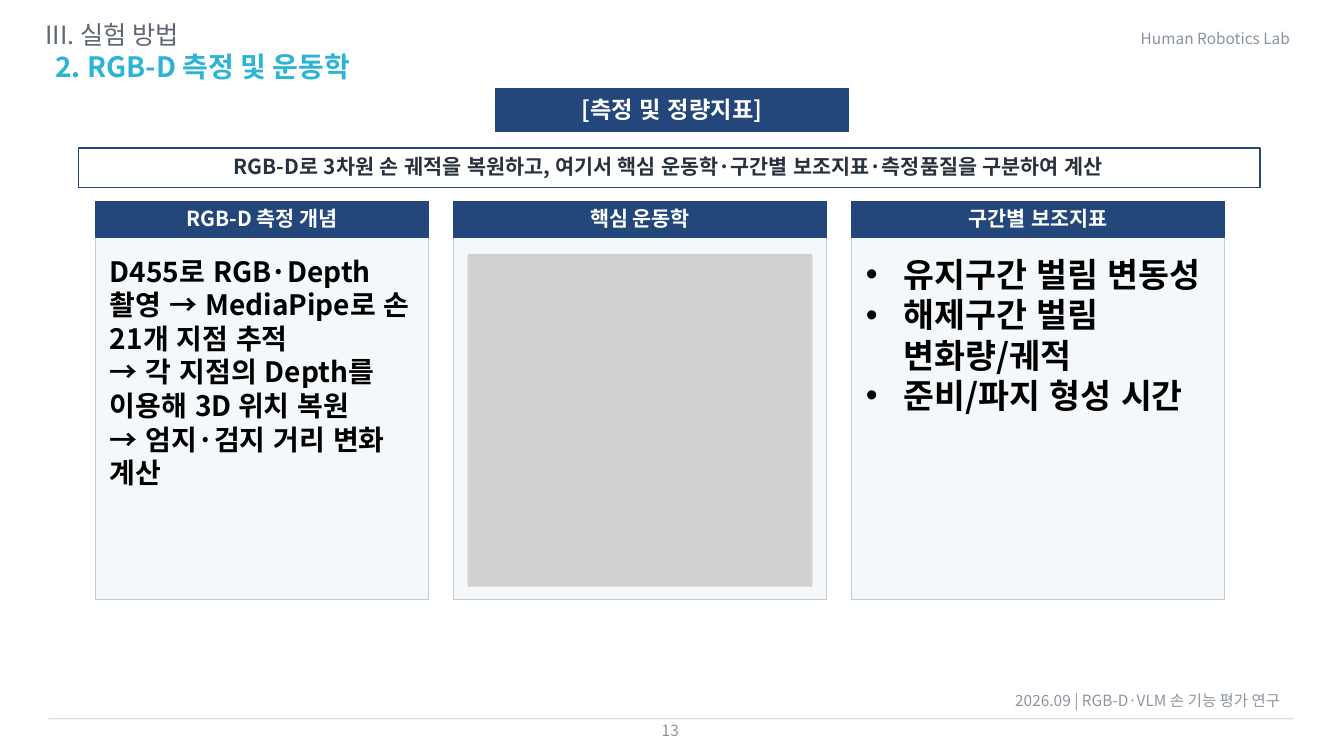
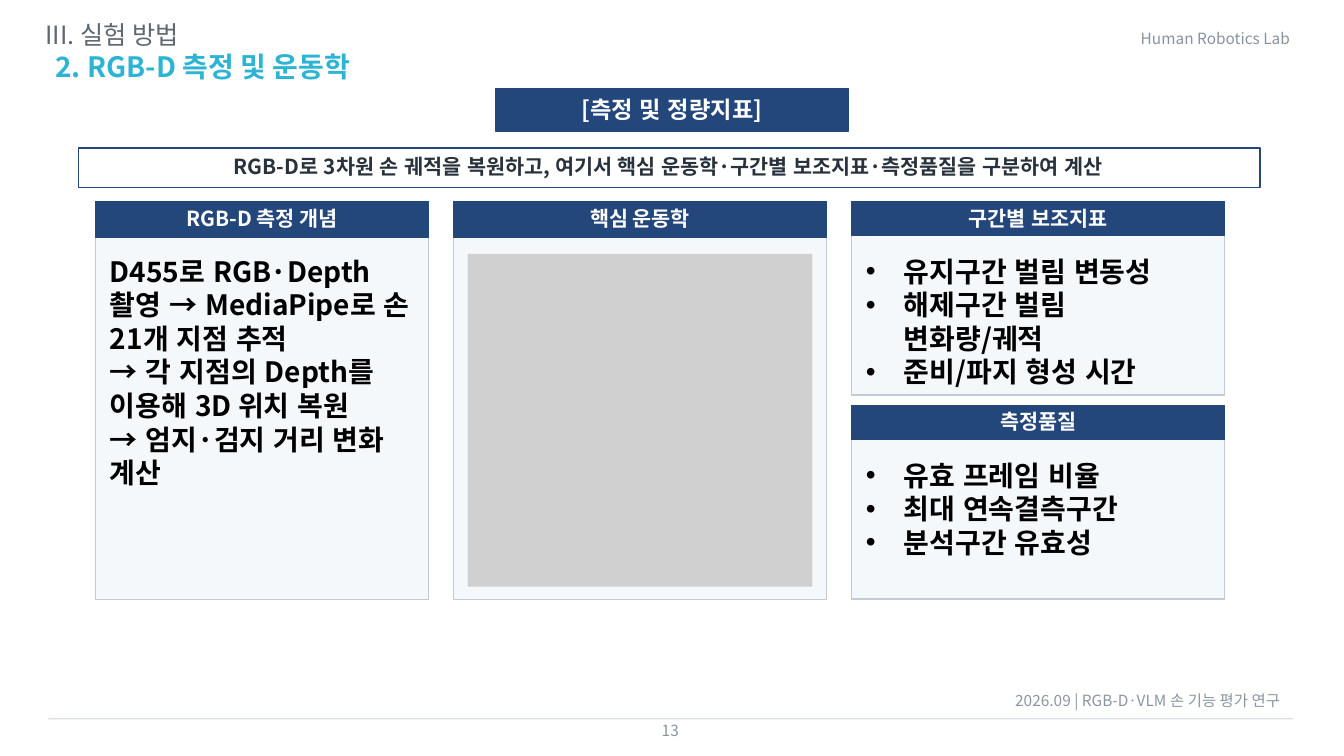
Before and after one commit to passtock/casstone, a slide deck: slide 13 of capstone/연구계획서22000561이재용0910.pptx. Drawn at 1344x756 pixels with LibreOffice and Linux fonts; fonts in the diff are those of the drawing; grey boxes stand for pictures. Boxes give left, top, right and bottom in pixels: in the first picture for what was removed or moved away, otherwise in the second. Text is boxed around its words. In the diff, an @@ line names an element or a change of style, - is before the commit and + after.

```diff
--- a/capstone/연구계획서22000561이재용0910.pptx
+++ b/capstone/연구계획서22000561이재용0910.pptx
@@ rectangle resized from (x1=852, y1=202, x2=1225, y2=600) to (x1=852, y1=202, x2=1225, y2=395) @@
@@ text "유지구간 벌림 변동성" at (x1=904, y1=258, x2=1151, y2=387): size 24 to 20 pt @@
@@ group added at (x1=852, y1=405, x2=1225, y2=599): 2 rectangles, 2 texts @@
+측정품질
+• 유효 프레임 비율
+• 최대 연속결측구간
+• 분석구간 유효성
```
Also in this commit, not shown: 13 other slides changed.
